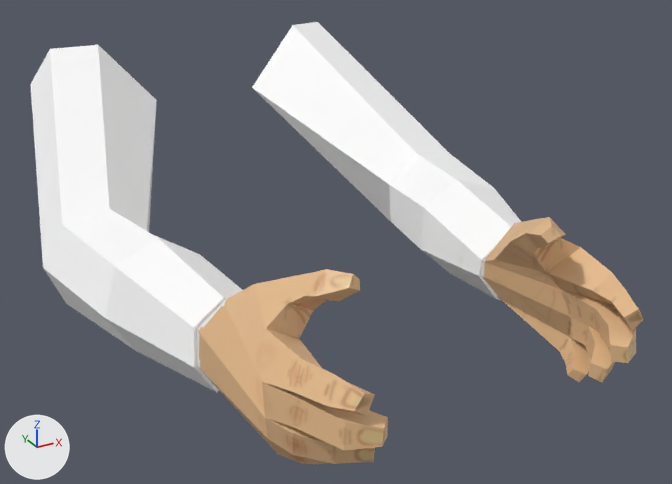
Before and after pictures for a commit that changed the FBX model Assets/models/basic clothes.fbx.
Before and after are seen from a 50 mm lens placed at (-0.411, -0.623, 0.4), pointed at (0.017, 0.154, 0.012). The lights are fixed; the arrows at lower left show +X, +Y and +Z. Where no turn or scale is listed for an object, it has been applied to the vertices.
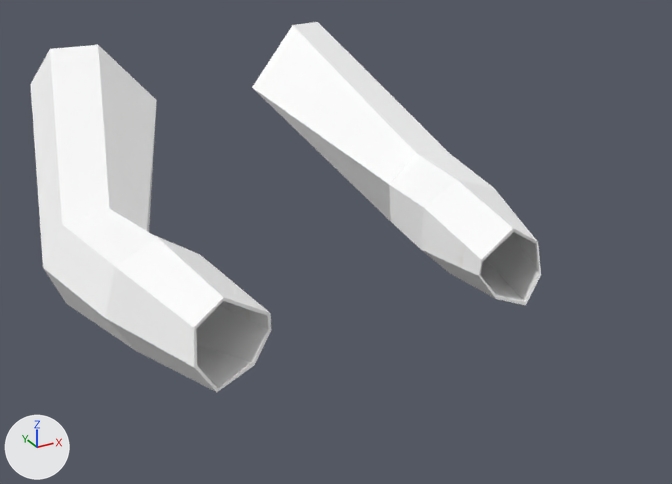
What differs and where, as boxes [x1, y1, x2, y2] in the pictures (672 x 484 px):
'Cylinder.002', deleted (beige): before [196, 217, 643, 464]

The edits, one by one:
Object 'Cylinder.002' (ob_cylinder_002) is deleted.
